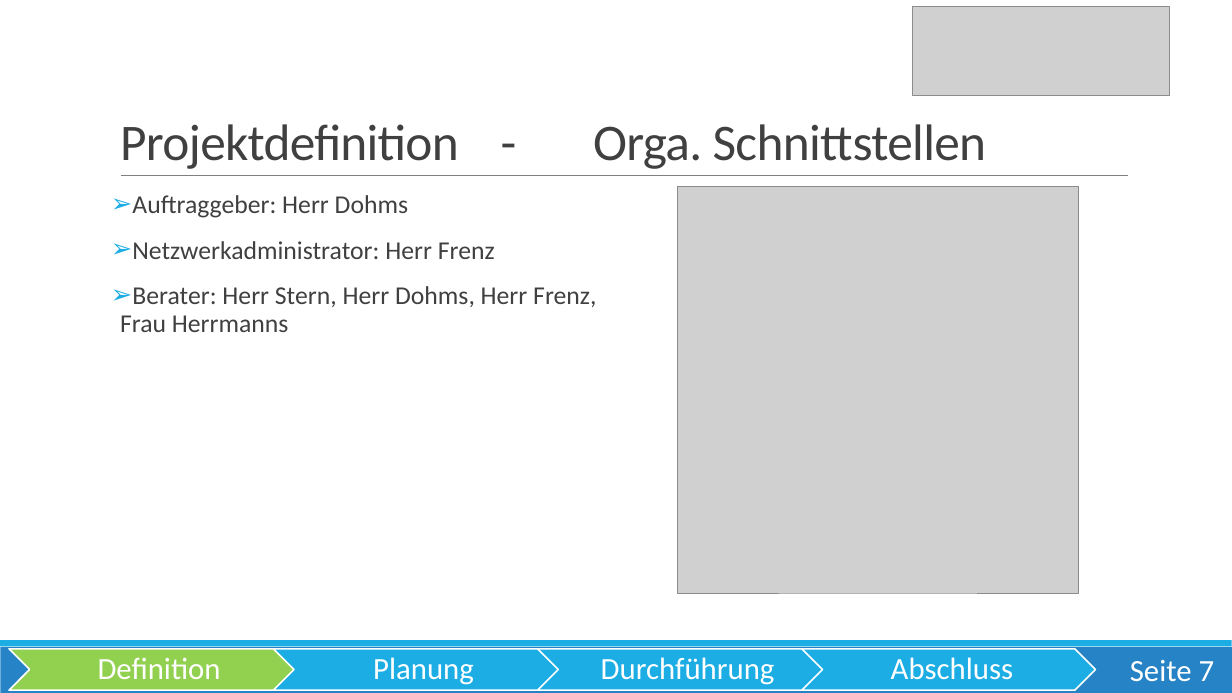
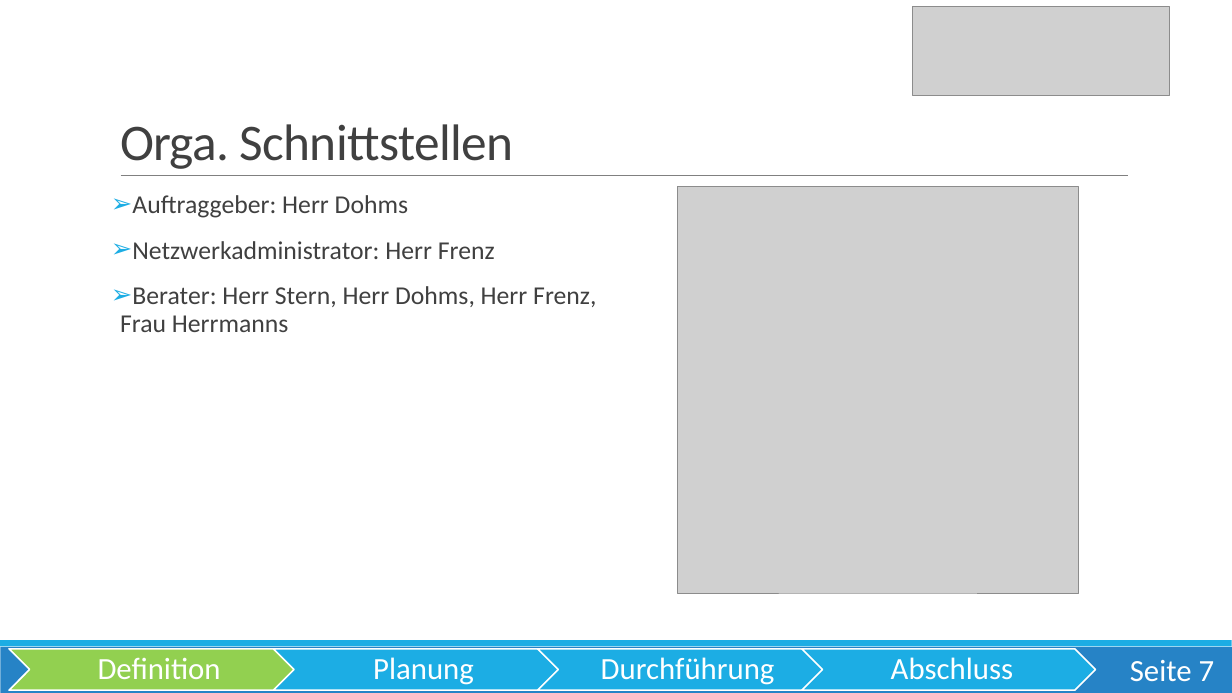
Before and after one commit to OberstufenprojektVOIP/OSP_VOIP, a slide deck: slide 7 of Pr-sentation/Präsentation VoIP Echt.pptx. Drawn at 1232x693 pixels with LibreOffice and Linux fonts; fonts in the diff are those of the drawing; grey boxes stand for pictures. Boxes give left, top, right and bottom in pixels: in the first picture for what was removed or moved away, otherwise in the second. Text is boxed around its words. In the diff, an @@ line names an element or a change of style, - is before the commit and + after.

```diff
--- a/Pr-sentation/Präsentation VoIP Echt.pptx
+++ b/Pr-sentation/Präsentation VoIP Echt.pptx
@@ title at [120,124,514,169]: text changed @@
-Projektdefinition - Orga. Schnittstellen
+Orga. Schnittstellen
```
Also in this commit, not shown: 12 other slides changed, 11 slides added, 3 slides removed.
